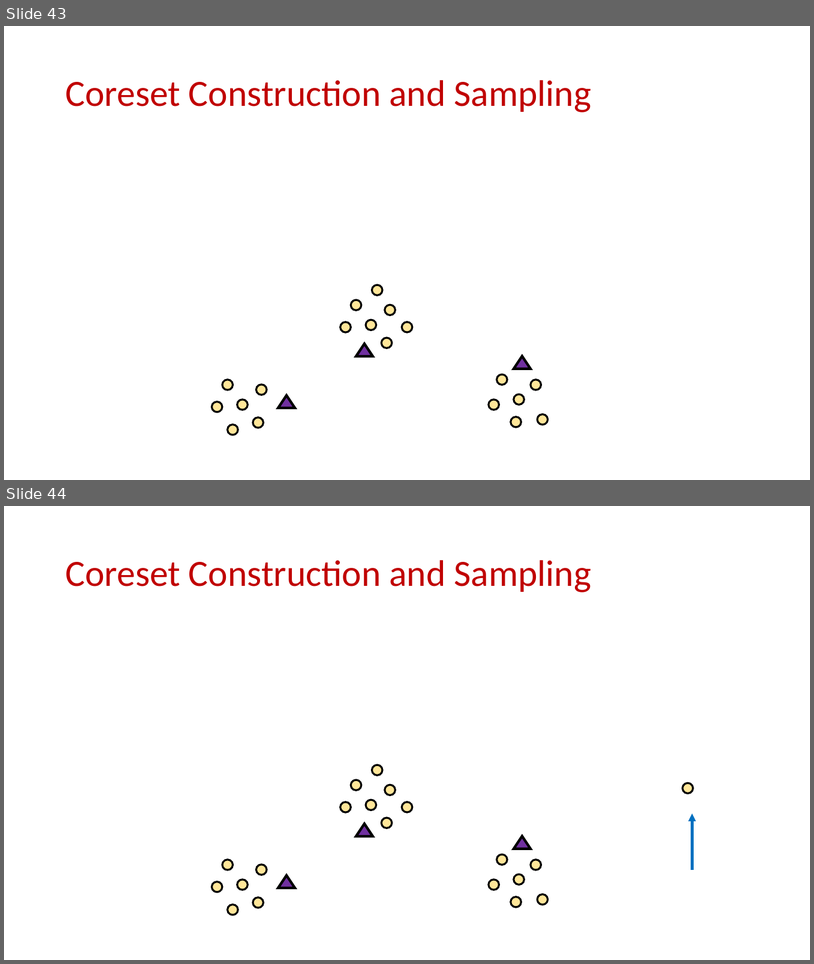
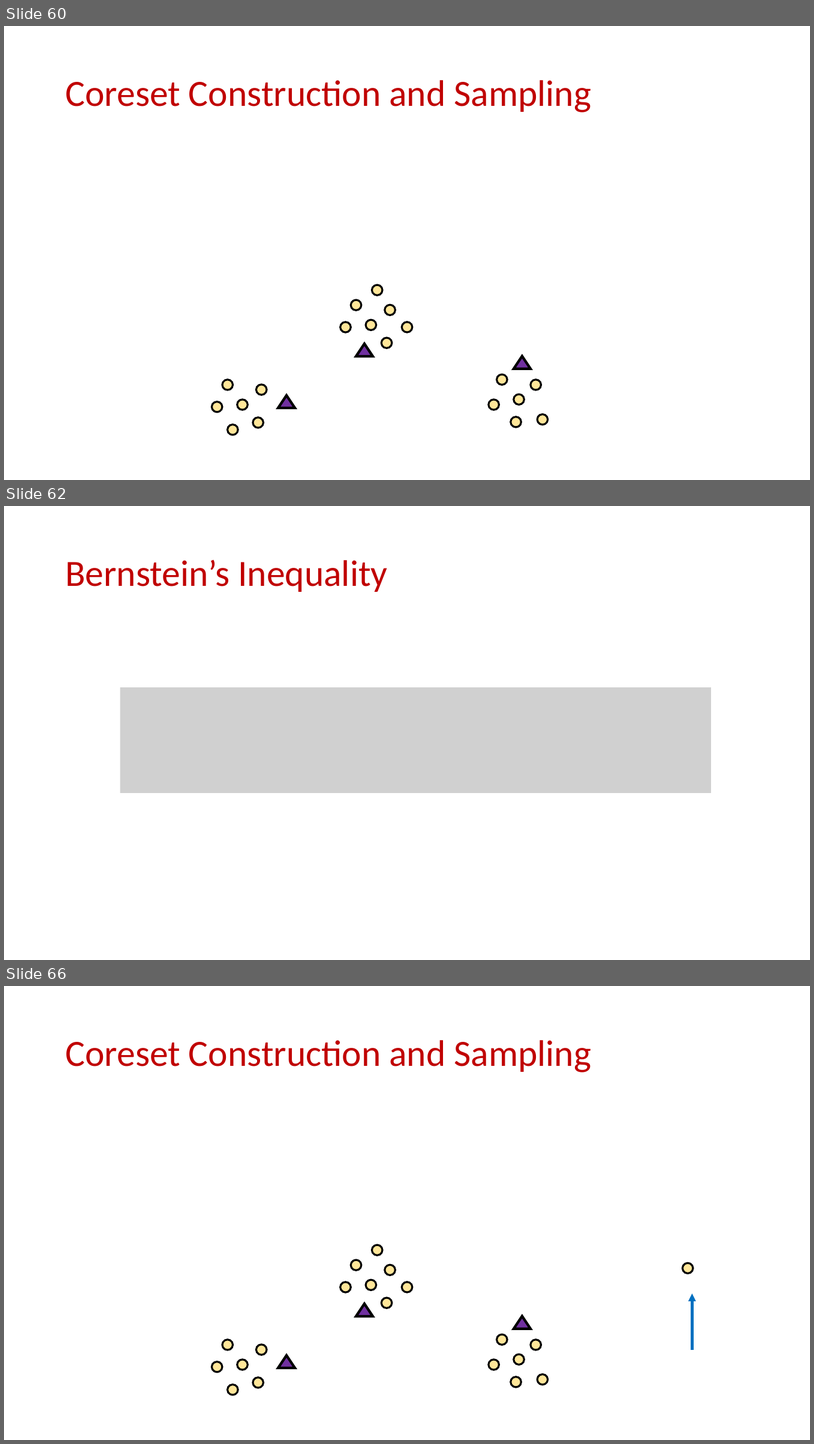
Before and after one commit to samsonzhou/samsonzhou.github.io, a slide deck: other-talks/Near-Optimal k-Clustering in the Sliding Window Model.pptx. Shown one above the other, each under a label of ours: slides 43 and 44 before the commit, slides 60, 62 and 66 after it; the slides between them are not shown. The pictures are 814x964 and 814x1444 pixels, drawn with LibreOffice and Linux fonts; fonts in the diff are those of the drawing; grey boxes stand for pictures. Boxes give left, top, right and bottom in pixels: in the first picture for what was removed or moved away, otherwise in the second. Text is boxed around its words. In the diff, an @@ line names an element or a change of style, - is before the commit and + after.

```diff
--- a/other-talks/Near-Optimal k-Clustering in the Sliding Window Model.pptx
+++ b/other-talks/Near-Optimal k-Clustering in the Sliding Window Model.pptx
@@ slide 62 added at (x1=4, y1=506, x2=810, y2=960), background #FFFFFF @@
@@ title added at (x1=65, y1=560, x2=387, y2=592), 44 pt, text #C00000 @@
+Bernstein’s Inequality
@@ picture added at (x1=120, y1=687, x2=711, y2=793) @@
@@ what was slide 43 is now slide 60 @@
@@ what was slide 44 is now slide 66 @@
```
Also in this commit, not shown: 2 slides changed, 32 other slides added.
